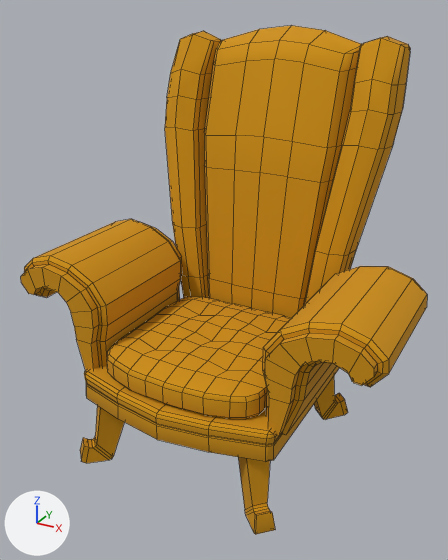
Before and after pictures for a commit that changed the FBX model ArtAssets/Environment/SM_SideChair.fbx.
Before and after are seen from a 50 mm camera at (1.082, -1.897, 1.702) aimed at (-0.012, 0.093, 0.707). Every picture has the same lights, and +X, +Y and +Z are marked at lower left. The first picture is the older version. Mesh edges are drawn as thin lines. Where no turn or scale is listed for an object, it has been applied to the vertices.

The first picture shows 'SM_SideChair'.
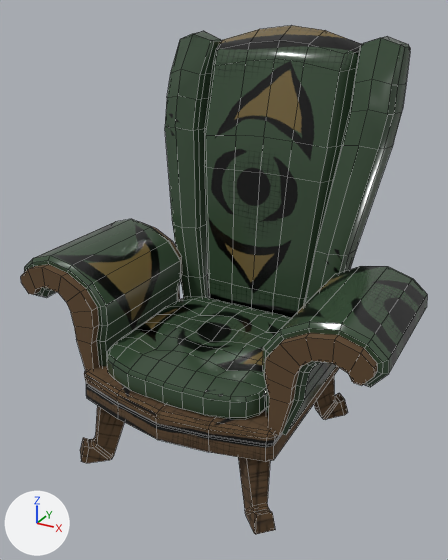
What differs and where, as boxes [x1, y1, x2, y2] in the pictures (448 x 560 px):
'SM_SideChair', recoloured, surface changed (darker): [21, 26, 427, 534] in both
part 1 of me_mesh, recoloured (darker): [24, 26, 427, 435] in both
part 2 of me_mesh, recoloured: [86, 222, 348, 459] in both
part 3 of me_mesh, recoloured (orange to brown): [21, 264, 377, 534] in both
part 4 of me_mesh, surface changed (darker): [21, 26, 427, 534] in both

Patch to the scene script:
```diff
--- a/ArtAssets/Environment/SM_SideChair.fbx.py
+++ b/ArtAssets/Environment/SM_SideChair.fbx.py
@@ img_t_woodtrimsheet_diffuse_png @@
+img_t_woodtrimsheet_diffuse_png = load_image('T_WoodTrimSheet_Diffuse.png', '../Textures/T_WoodTrimSheet_Diffuse.png', 1024, 1024, 'sRGB')
@@ img_t_roomtrimsheet_diffuse_png @@
+img_t_roomtrimsheet_diffuse_png = load_image('T_RoomTrimSheet_Diffuse.png', '../Textures/T_RoomTrimSheet_Diffuse.png', 1024, 1024, 'sRGB')
@@ mat_trimsheet_wood @@
+mat_trimsheet_wood = principled_material('TrimSheet_Wood')
+mat_trimsheet_wood.texture = img_t_woodtrimsheet_diffuse_png
+mat_trimsheet_wood.roughness = 1.0
@@ mat_roomtrimsheet @@
+mat_roomtrimsheet = principled_material('RoomTrimSheet')
+mat_roomtrimsheet.texture = img_t_roomtrimsheet_diffuse_png
+mat_roomtrimsheet.roughness = 0.2
@@ me_mesh @@
 me_mesh.from_pydata(...)  # 1153 vertices, 1032 faces; spans x -0.74..0.74, y -0.43..0.74, z 0.0..1.63
 # used by ob_sm_sidechair; location = (0.0, 0.0, 0.0)
+# me_mesh part 1: 730 of the faces centred in x -0.74..0.74, y -0.38..0.73, z 0.35..1.6 switch from mat_trimsheet (orange #ce9000) to mat_roomtrimsheet (picture img_t_roomtrimsheet_diffuse_png)
+# me_mesh part 2: 162 of the faces centred in x -0.71..0.71, y 0.01..0.47, z 0.0..0.78 switch from mat_trimsheet (orange #ce9000) to mat_trimsheet_wood (picture img_t_woodtrimsheet_diffuse_png)
+# me_mesh part 3: 140 of the faces centred in x -0.71..0.71, y -0.41..-0.26, z 0.0..0.78 switch from mat_trimsheet (orange #ce9000) to mat_trimsheet_wood (picture img_t_woodtrimsheet_diffuse_png)
+# me_mesh part 4: texture (UV) coordinates of 996 of 1032 faces, centred in x -0.74..0.74, y -0.41..0.73, z 0.0..1.6, changed; they spanned u 0.0..1.15, v -0.02..0.25 and now span u 0.0..1.57, v 0.47..0.93
```
